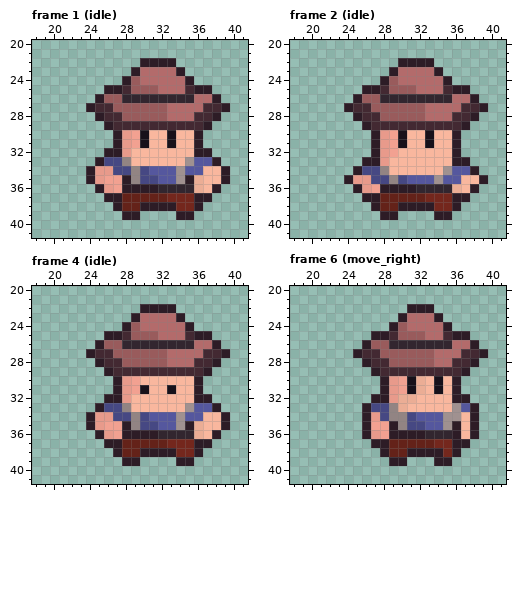
Two versions of one pixel-art file, dev/images/assets/sprites/player/player-assets.aseprite. The first picture shows the starting point.
64x64 pixels, 17 frames. Colours within 5 levels of each other are drawn and written as one. Shown: frame 1 (idle): x 18..41, y 20..41; frame 2 (idle): x 18..41, y 20..41; frame 4 (idle): x 18..41, y 20..41; frame 6 (move_right): x 18..41, y 20..41. The commit also changed other frames, which this record leaves out.
Now the later version:
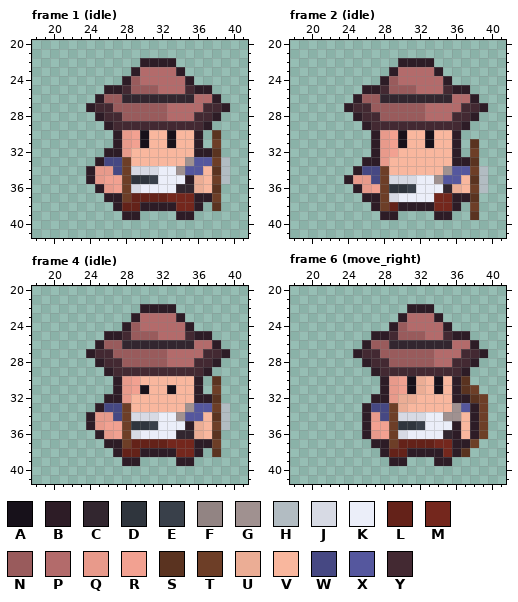
Palette (. is transparent): A #17111a  B #2d1c26  C #32262f  D #2f353d  E #39404a  F #928483  G #a09190  H #b2bcc2  J #d7dae4  K #ebeef9  L #642219  M #74271d  N #995b5c  P #b36b6b  Q #e89a8b  R #f2a191  S #5a3320  T #6d3e27  U #ebad95  V #f9b79e  W #464883  X #55579e  Y #432932
The author wrote: Добавил class player и стейтмашину анимаций
From old to new:
layer "shild_1" now shown
layer "sword_1" now shown
--- frame 1 (idle), layers "sword_1", "shild_1"
@@ x 26..41 @@
 29 BYYYYYYYYYYB....
-30 .BQRAVVAVVB.....
-31 .BQRAVVAVVB.....
-32 BBQVVVVVVVBB....
-33 WWFVVVVVVGXXB...
-34 QWWFWXXXGXXVVB..
-35 RRBFWWXXGBUVVB..
-36 QRBBBBCCCCUVB...
-37 BBLLLLLMMMBB....
-38 .BLLBBBBMMB.....
+30 .BQRAVVAVVB.S...
+31 .BQRAVVAVVB.T...
+32 BBQVVVVVVVBBS...
+33 WWTVVVVVVGXXTH..
+34 QWTJJJKKGXXVSH..
+35 RRTDDEKKKBUVTH..
+36 QRTJKKKKCCUVS...
+37 BBTLLLLMMMBBT...
+38 .BLLBBBBMMB.S...
 39 ..BB....BB......
--- frame 2 (idle), layers "sword_1", "shild_1"
@@ x 26..41 @@
 30 .BQRAVVAVVB.....
-31 .BQRAVVAVVB.....
-32 .BQRVVVVVVB.....
-33 BBQVVVVVVVBB....
-34 WWFVVVVVVGXXB...
-35 QWWFWXXXGXXVVB..
-36 QRBBBBCCCCUVB...
-37 BBLLLLLMMMBB....
-38 .BLLBBBBMMB.....
-39 ..BB....BB......
+31 .BQRAVVAVVB.S...
+32 .BQRVVVVVVB.T...
+33 BBQVVVVVVVBBS...
+34 WWTVVVVVVGXXTH..
+35 QWTJJJKKGXXVSH..
+36 QRTDDEKKKCUVTH..
+37 BBTJKKKKMMBBS...
+38 .BTLBBBBMMB.T...
+39 ..BB....BB..S...
 40 ................
--- frame 4 (idle), layers "sword_1", "shild_1"
@@ x 26..41 @@
 29 BYYYYYYYYYYB....
-30 .BQRVVVVVVB.....
-31 .BQRAVVAVVB.....
-32 BBQVVVVVVVBB....
-33 WWFVVVVVVGXXB...
-34 QWWFWXXXGXXVVB..
-35 RRBFWWXXGBUVVB..
-36 QRBBBBCCCCUVB...
-37 BBLLLLLMMMBB....
-38 .BLLBBBBMMB.....
+30 .BQRVVVVVVB.S...
+31 .BQRAVVAVVB.T...
+32 BBQVVVVVVVBBS...
+33 WWTVVVVVVGXXTH..
+34 QWTJJJKKGXXVSH..
+35 RRTDDEKKKBUVTH..
+36 QRTJKKKKCCUVS...
+37 BBTLLLLMMMBBT...
+38 .BLLBBBBMMB.S...
 39 ..BB....BB......
--- frame 6 (move_right), layers "sword_1", "shild_1"
@@ x 27..41 @@
 29 BYYYYYYYYYB....
-30 .BQRAUVAVB.....
-31 .BQRAUVAVB.....
-32 BBQUUVVVVBB....
-33 WWFUVVVVVGXB...
-34 QWFFWXXXGGVB...
-35 RRBFWWXXGBVB...
-36 QRBBBBCCCBVB...
-37 BBLLLLLMMBB....
-38 .BLLBBBBMB.....
+30 .BQRAUVAVBS....
+31 .BQRAUVAVBST...
+32 BBQUUVVVVBBST..
+33 WWTUVVVVVGXBT..
+34 QWTJJJKKGGVBT..
+35 RRTDDEKKKBVBT..
+36 QRTJKKKKCBVBT..
+37 BBTLLLLMMBBT...
+38 .BLLBBBBMBS....
 39 ..BB...BB......
Where, in picture pixels (left, top, right, bottom), the same in both pictures:
changed: (122, 130, 230, 211)
changed: (380, 139, 488, 220)
changed: (122, 376, 230, 457)
changed: (389, 376, 488, 457)
